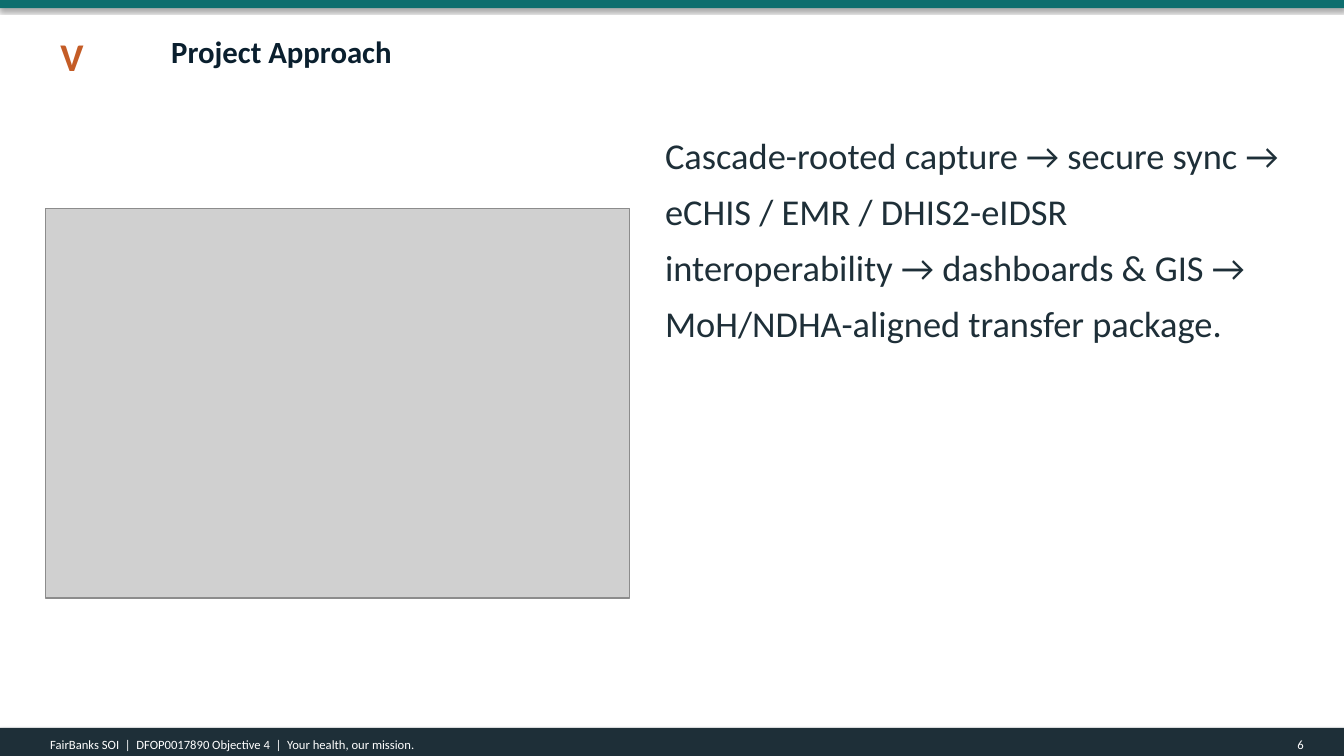
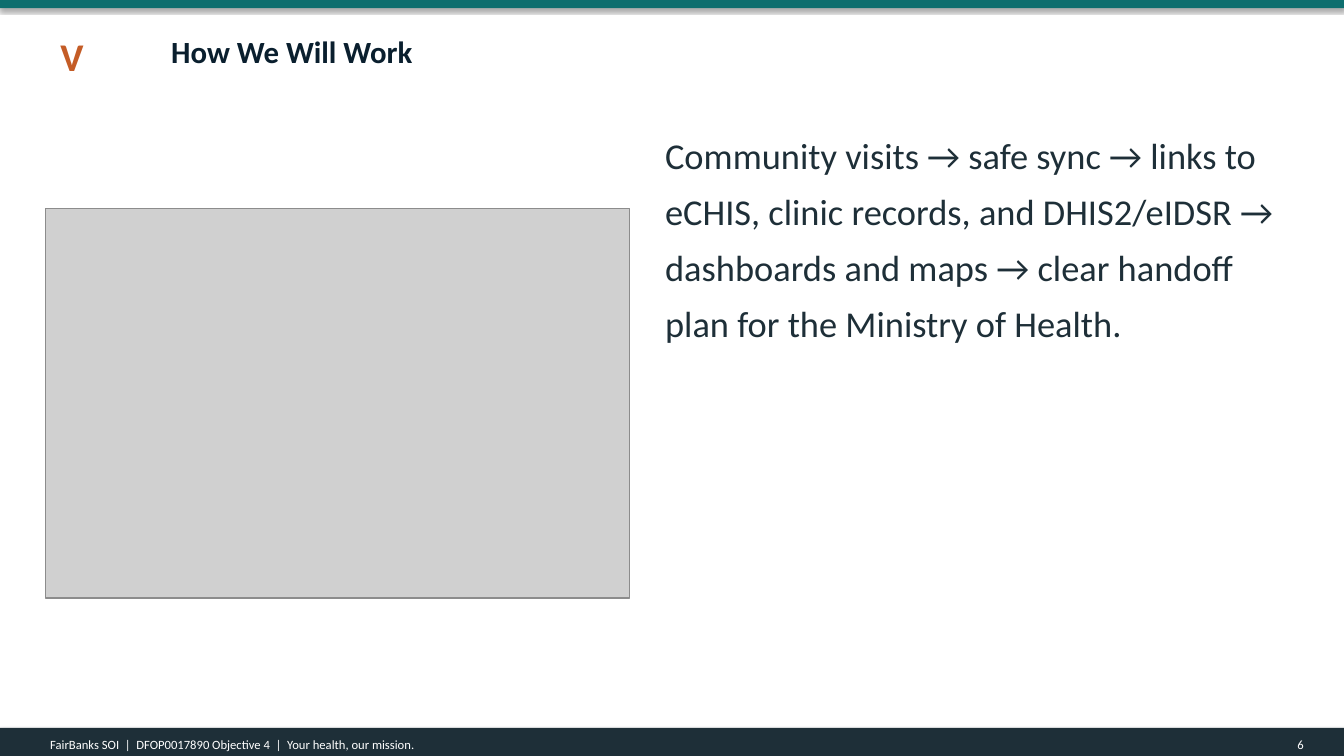
Before and after one commit to WASSWA2624/fairbanks, a slide deck: slide 6 of applications/dos-uganda/documents/dos-uganda_ppt.pptx. Drawn at 1344x756 pixels with LibreOffice and Linux fonts; fonts in the diff are those of the drawing; grey boxes stand for pictures. Boxes give left, top, right and bottom in pixels: in the first picture for what was removed or moved away, otherwise in the second. Text is boxed around its words. In the diff, an @@ line names an element or a change of style, - is before the commit and + after.

Commit message:
Update build_dos-uganda_docs.py and associated documents to reflect revised project title and narrative content for the Uganda Health System MOU (DFOP0017890). Enhance clarity and consistency across Word, PDF, and PowerPoint formats by streamlining language and ensuring alignment with new objectives focused on interoperability and government ownership. Adjust cost share descriptions and improve overall document coherence.

```diff
--- a/applications/dos-uganda/documents/dos-uganda_ppt.pptx
+++ b/applications/dos-uganda/documents/dos-uganda_ppt.pptx
@@ text at bbox=[171, 41, 412, 64]: text changed @@
-Project Approach
+How We Will Work
@@ text at bbox=[665, 143, 1256, 343]: text changed @@
-Cascade-rooted capture → secure sync → eCHIS / EMR / DHIS2-eIDSR interoperability → dashboards & GIS → MoH/NDHA-aligned transfer package.
+Community visits → safe sync → links to eCHIS, clinic records, and DHIS2/eIDSR → dashboards and maps → clear handoff plan for the Ministry of Health.
```
Also in this commit, not shown: 10 other slides changed, 3 other files.
